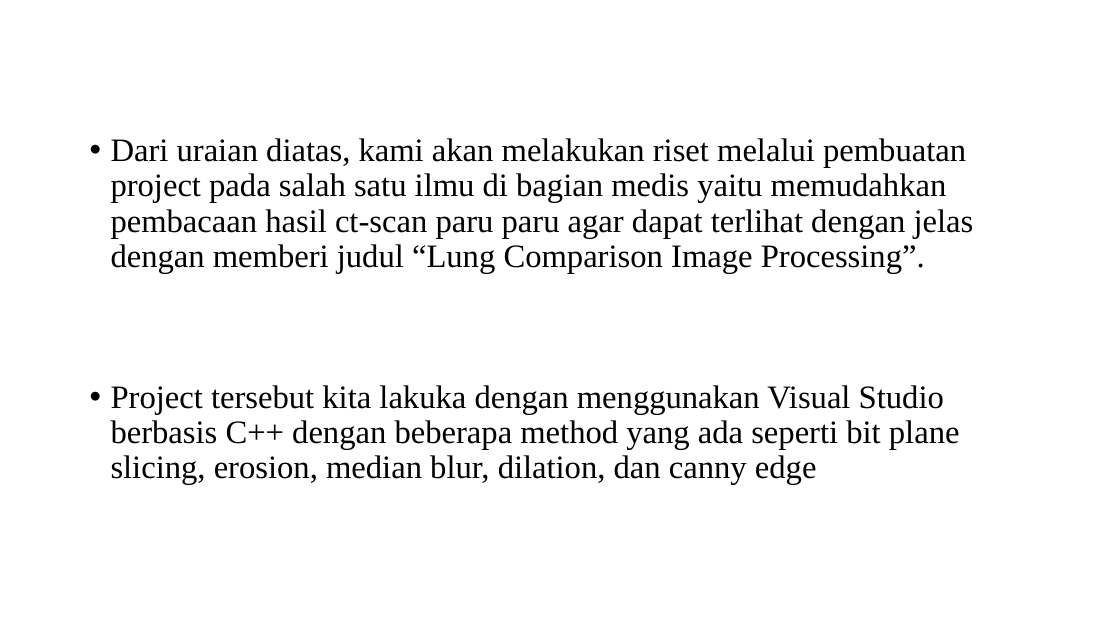
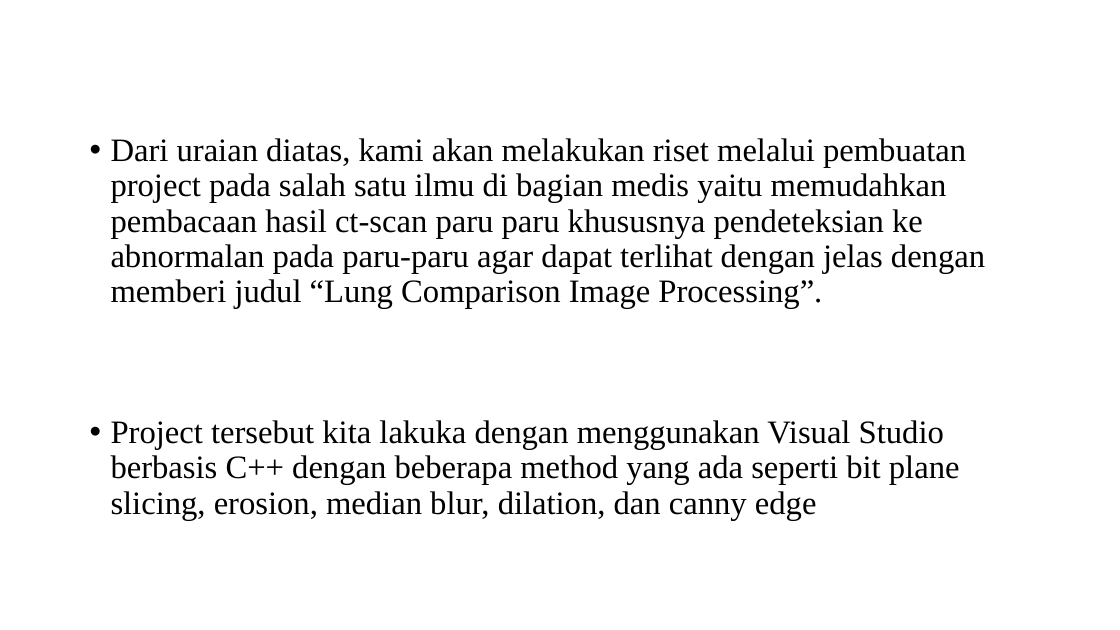
Before and after one commit to AbiantoW/Lung-Comparation-Image-Processing, a slide deck: slide 4 of Lung Comparison Image Processing.pptx. Drawn at 1120x630 pixels with LibreOffice and Linux fonts; fonts in the diff are those of the drawing; background and template pictures are left out. Boxes give left, top, right and bottom in pixels: in the first picture for what was removed or moved away, otherwise in the second. Text is boxed around its words. In the diff, an @@ line names an element or a change of style, - is before the commit and + after.

Commit message:
Revisi 1

```diff
--- a/Lung Comparison Image Processing.pptx
+++ b/Lung Comparison Image Processing.pptx
@@ text at <box>111,138,985,309</box>: text changed @@
-• Dari uraian diatas, kami akan melakukan riset melalui pembuatan project pada salah satu ilmu di bagian medis yaitu memudahkan pembacaan hasil ct-scan paru paru agar dapat terlihat dengan jelas dengan memberi judul “Lung Comparison Image Processing”.
+• Dari uraian diatas, kami akan melakukan riset melalui pembuatan project pada salah satu ilmu di bagian medis yaitu memudahkan pembacaan hasil ct-scan paru paru khususnya pendeteksian ke abnormalan pada paru-paru agar dapat terlihat dengan jelas dengan memberi judul “Lung Comparison Image Processing”.
```
